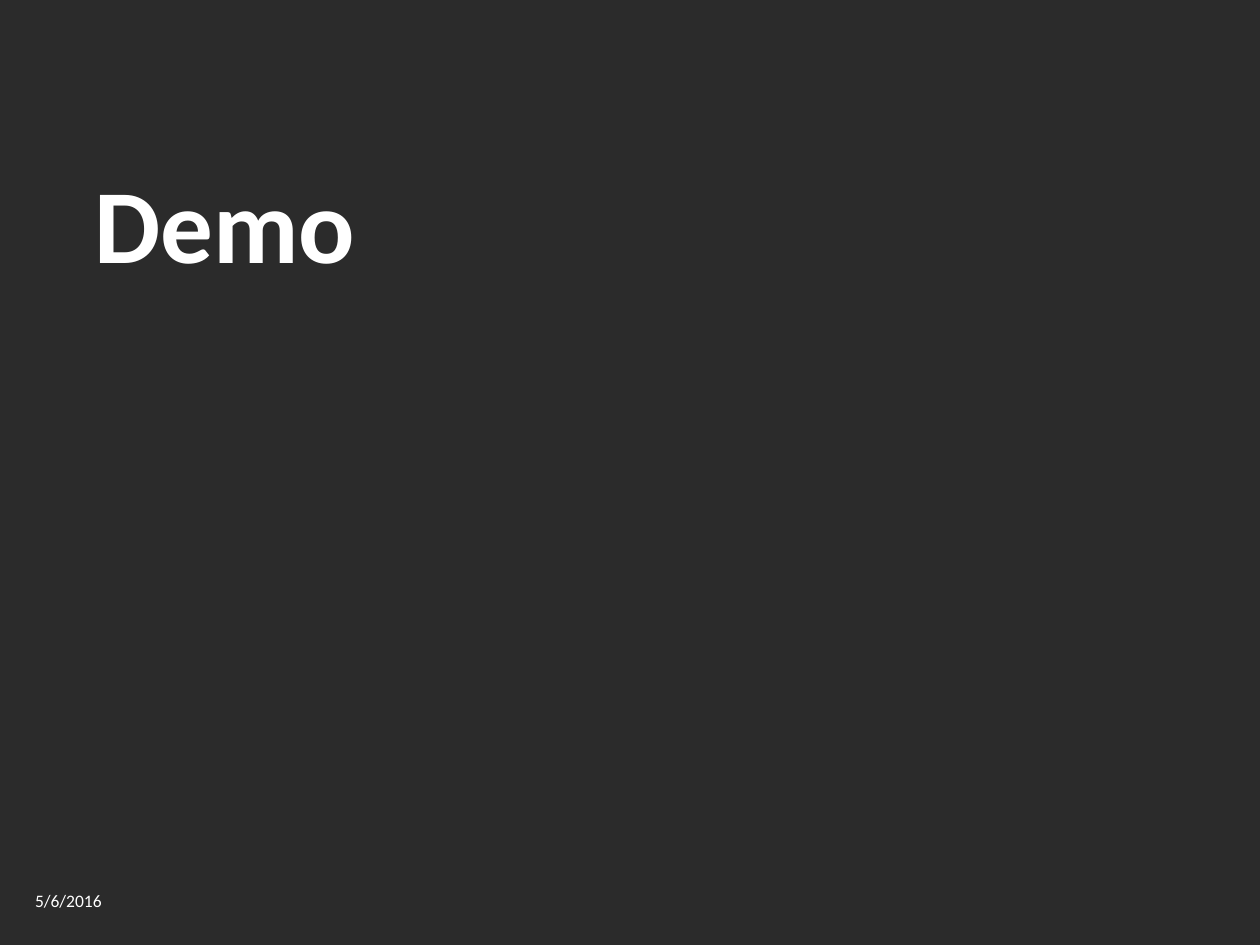
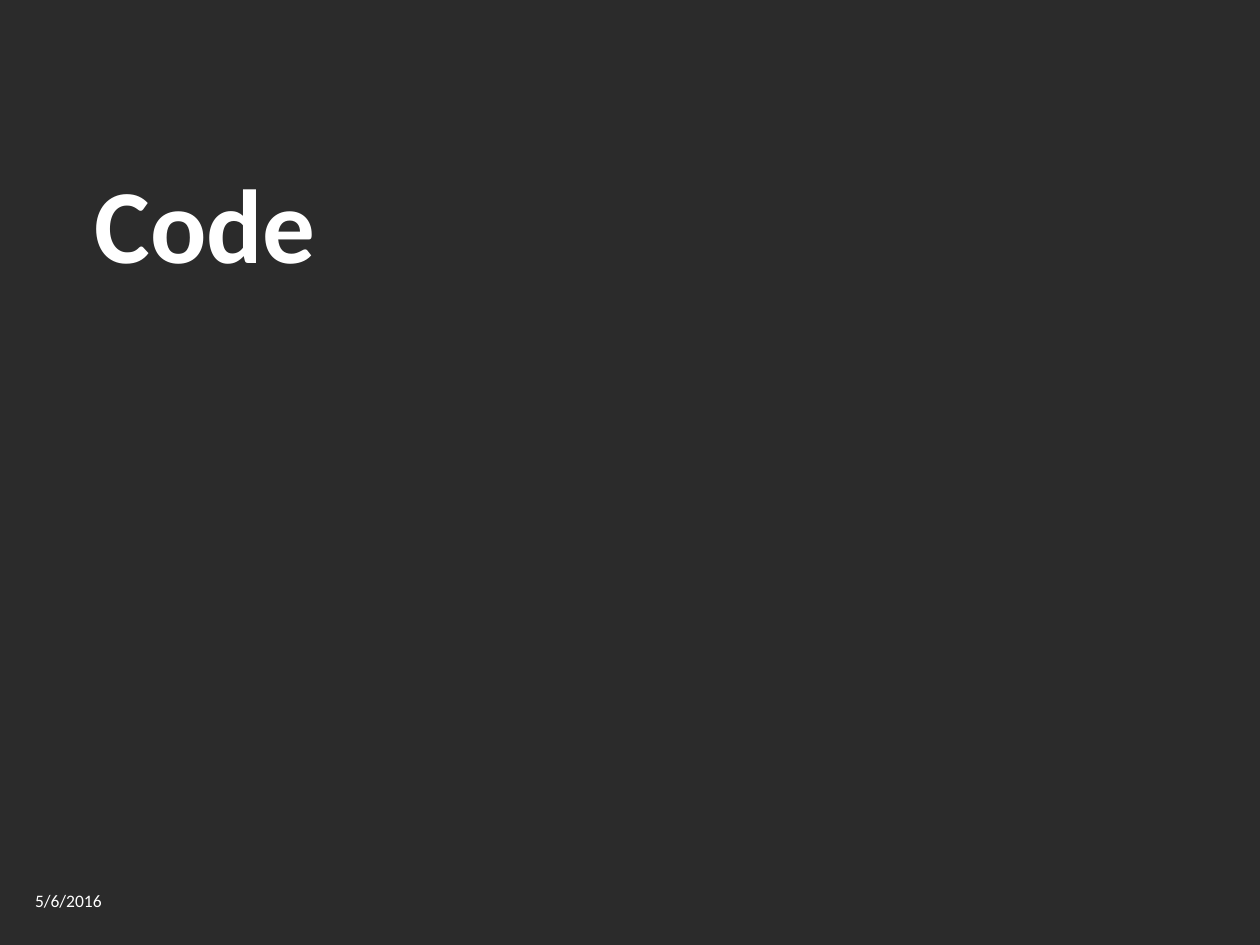
Before and after one commit to KevinMarquette/CTSMUG, a slide deck: slide 10 of Powershell is Awesome.pptx. Drawn at 1260x945 pixels with LibreOffice and Linux fonts; fonts in the diff are those of the drawing; background and template pictures are left out; a plain dark background stands for a picture behind light text. Boxes give left, top, right and bottom in pixels: in the first picture for what was removed or moved away, otherwise in the second. Text is boxed around its words. In the diff, an @@ line names an element or a change of style, - is before the commit and + after.

Commit message:
changed demo module name

```diff
--- a/Powershell is Awesome.pptx
+++ b/Powershell is Awesome.pptx
@@ title at [94, 189, 315, 264]: text changed @@
-Demo
+Code
```
Also in this commit, not shown: 1 other file.
